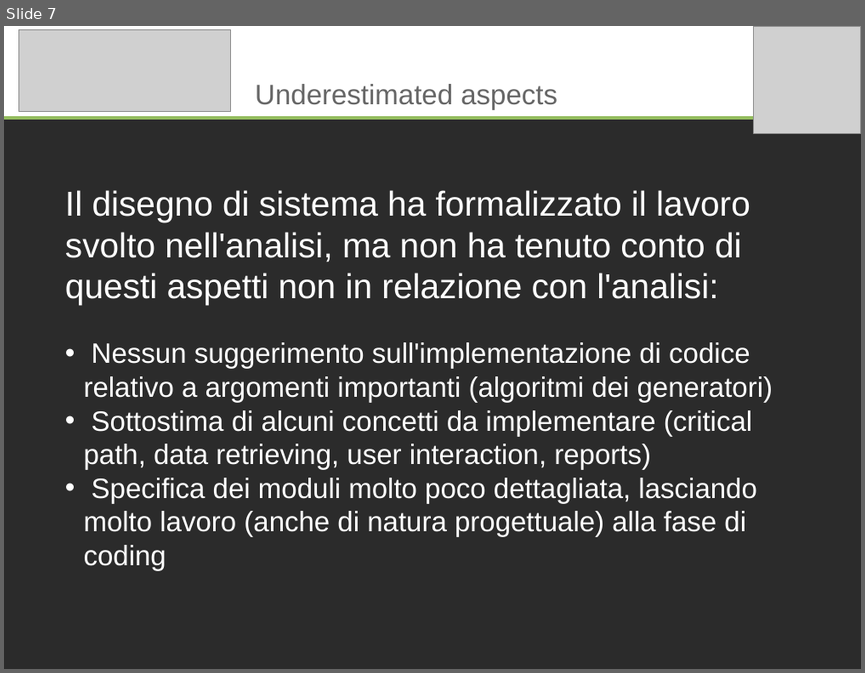
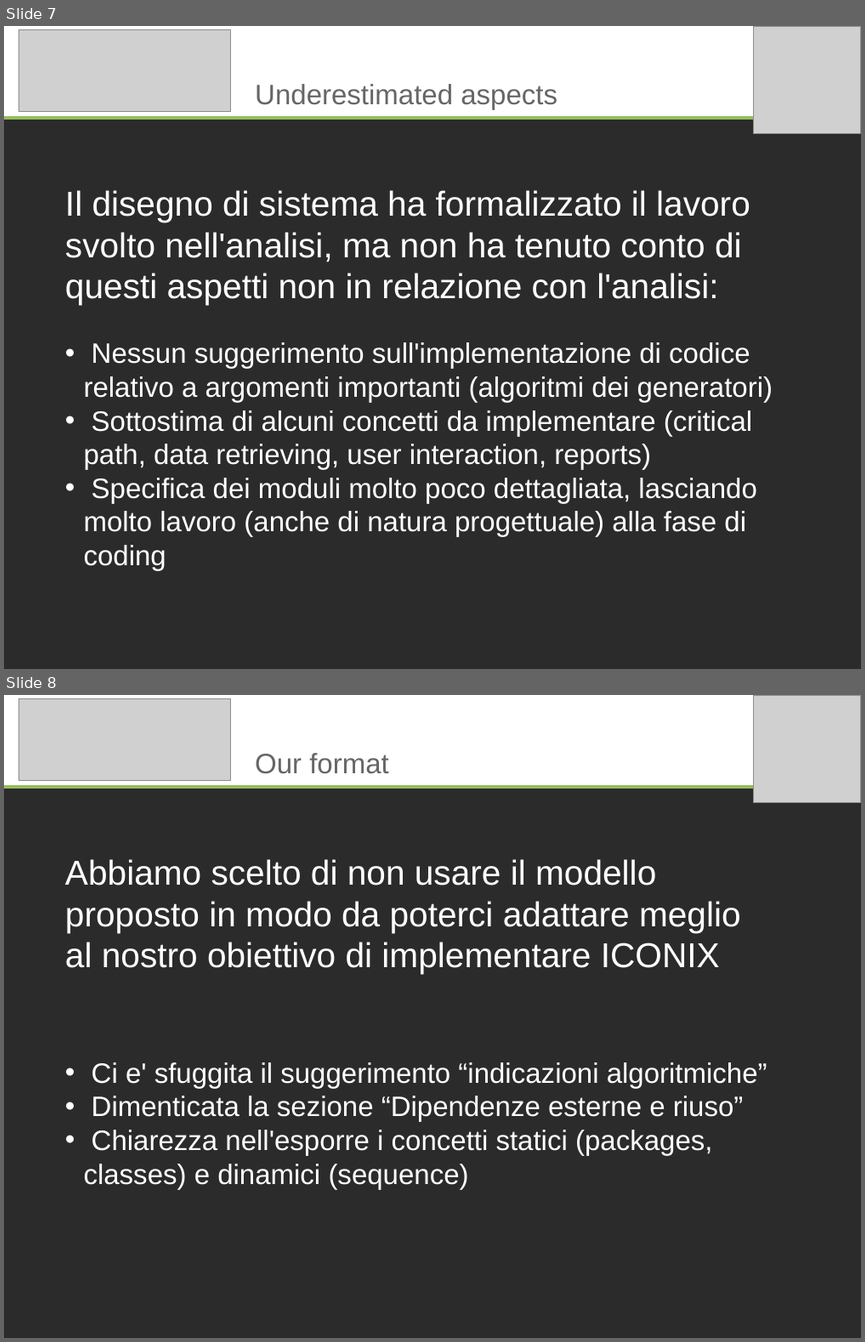
Before and after one commit to marcotinacci/PMango-Diagrams, a slide deck: documentazione_progetto/exams/nocentini/nocentini_presentation.odp. Shown one above the other, each under a label of ours: slide 7 before the commit, slides 7 and 8 after it. The pictures are 865x673 and 865x1342 pixels, drawn with LibreOffice and Linux fonts; fonts in the diff are those of the drawing; grey boxes stand for pictures; background and template pictures are left out; a plain dark background stands for a picture behind light text. Boxes give left, top, right and bottom in pixels: in the first picture for what was removed or moved away, otherwise in the second. Text is boxed around its words. In the diff, an @@ line names an element or a change of style, - is before the commit and + after.

```diff
--- a/documentazione_progetto/exams/nocentini/nocentini_presentation.odp
+++ b/documentazione_progetto/exams/nocentini/nocentini_presentation.odp
@@ slide 8 added at (4,695,861,1338), background picture (left out) @@
@@ rectangle added at (4,695,861,787), fill #FFFFFF @@
@@ picture added at (19,699,231,781) @@
@@ title added at (252,699,631,750), 40 pt, text #FFFFFF, bold @@
+Documentations
@@ picture added at (754,695,861,802) @@
@@ title added at (255,753,388,774), 26 pt, text #666666 @@
+Our format
@@ line added from (4, 787) to (861, 787), #94BD5E 2.83 pt @@
@@ subtitle added at (65,859,741,974), 32 pt, text #FFFFFF @@
+Abbiamo scelto di non usare il modello proposto in modo da poterci adattare meglio al nostro obiettivo di implementare ICONIX
@@ text added at (84,1062,767,1189), 26 pt, text #FFFFFF @@
+• Ci e' sfuggita il suggerimento “indicazioni algoritmiche”
+• Dimenticata la sezione “Dipendenze esterne e riuso”
+• Chiarezza nell'esporre i concetti statici (packages, classes) e dinamici (sequence)
```
Also in this commit, not shown: 3 slides changed, 2 other slides added, 3 slides removed, 1 other file.
